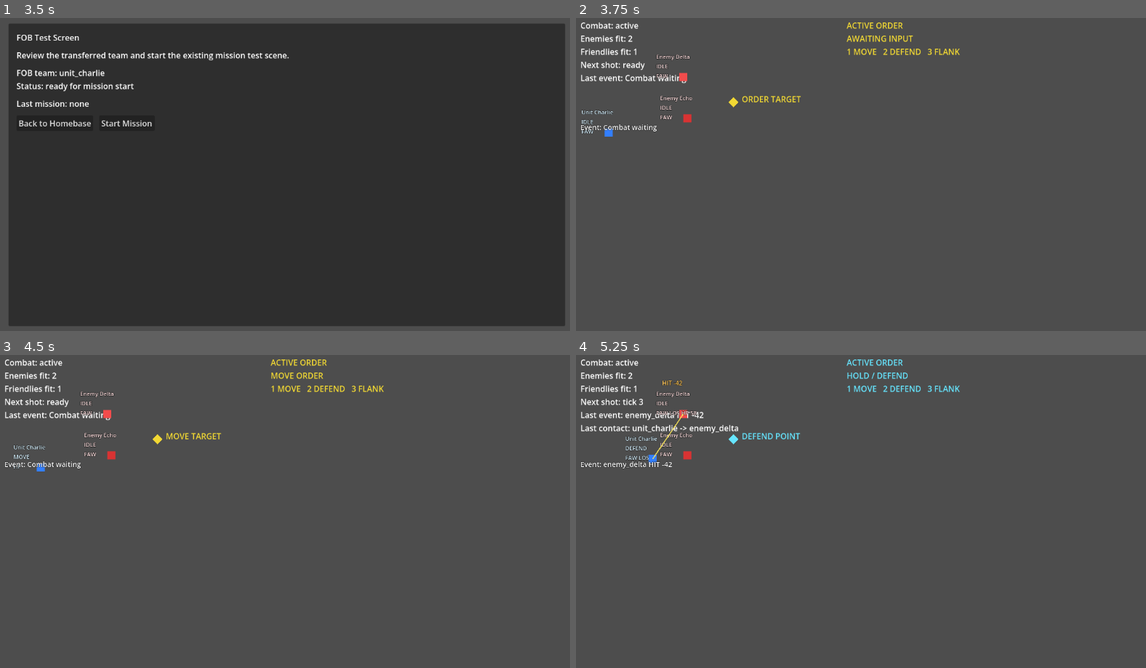
Above: before the commit, frames 1-4 (two rows, left to right).
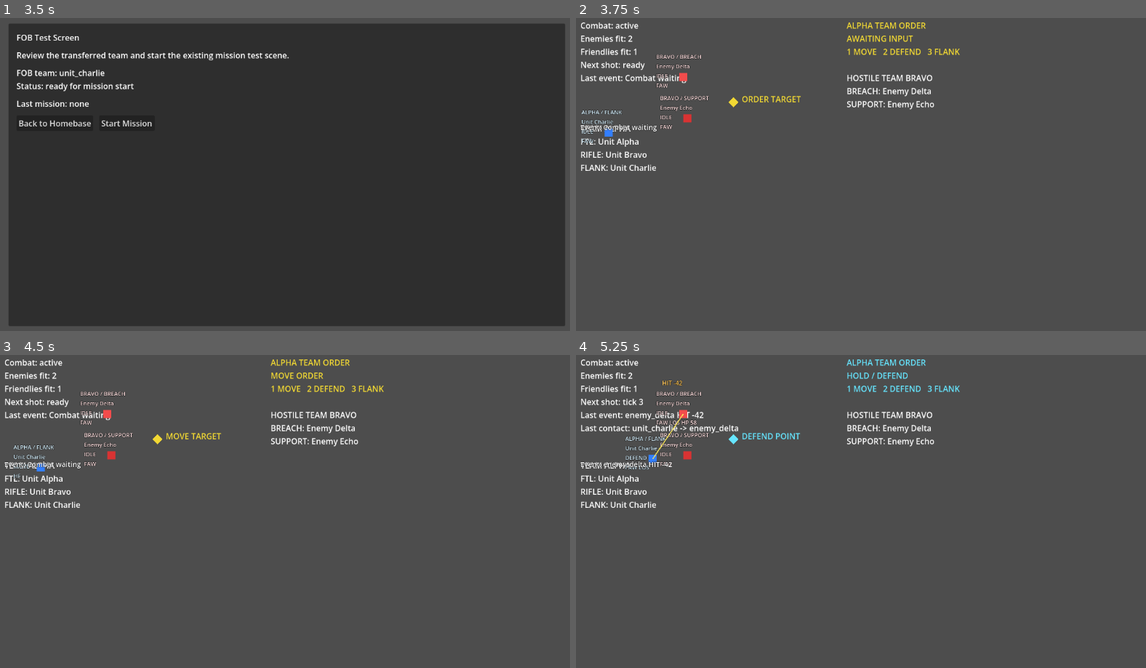
Above: after the commit, the same moments.

Repository: 0klabauta0-jpg/Sternenbuergerchen
Game: Godot game, scene res://scenes/meta/meta_layer_test.tscn
Same seed, same stepped clock (60 frames per second), same inputs: the game is played once before the commit and once after it.
Inputs:
- Up to frame 1 (3.5 s): click "Unit Alpha (unit_alpha / team…" at 0.5 s; click "Unit Bravo (unit_bravo / team…" at 1.25 s; click "Unit Charlie (unit_charlie / …" at 2 s; click "Transfer Team to FOB" at 2.75 s
- Up to frame 2 (3.75 s): click "Start Mission" at 3.5 s
- Up to frame 3 (4.5 s): tap Enter at 4.25 s; tap 1 at 4.35 s
- Up to frame 4 (5.25 s): tap 2 at 5.1 s

Frame 1 is identical in both runs. In frame 2, 1.5% of the frame differs, in the area x 0-63%, y 1-49%; in frame 3, 1.5%; in frame 4, 1.6%.

Commit message:
Add minimal team identity and role readability

Diff:
--- a/scenes/tests/mission_reactivity_test.tscn
+++ b/scenes/tests/mission_reactivity_test.tscn
@@ -21,12 +21,26 @@
 offset_bottom = 212.0
 text = "Combat: waiting"
 
+[node name="FriendlyIdentityLabel" type="Label" parent="."]
+offset_left = 16.0
+offset_top = 220.0
+offset_right = 248.0
+offset_bottom = 318.0
+text = "TEAM ALPHA\nFTL: Unit Alpha\nRIFLE: Unit Bravo\nFLANK: Unit Charlie"
+
+[node name="EnemyIdentityLabel" type="Label" parent="."]
+offset_left = 544.0
+offset_top = 120.0
+offset_right = 844.0
+offset_bottom = 218.0
+text = "HOSTILE TEAM BRAVO\nBREACH: Enemy Delta\nSUPPORT: Enemy Echo"
+
 [node name="CommandFeedbackLabel" type="Label" parent="."]
 offset_left = 544.0
 offset_top = 16.0
 offset_right = 860.0
 offset_bottom = 110.0
-text = "ACTIVE ORDER\nAWAITING INPUT\n1 MOVE   2 DEFEND   3 FLANK"
+text = "ALPHA TEAM ORDER\nAWAITING INPUT\n1 MOVE   2 DEFEND   3 FLANK"
 
 [node name="SimulationRoot" type="Node" parent="."]
 script = ExtResource("1_simulation")
@@ -64,6 +78,8 @@
 unit_id = "unit_alpha"
 display_name = "Unit Alpha"
 team_id = "team_alpha"
+team_display_name = "ALPHA"
+role_name = "FTL"
 
 [node name="Visual" type="Polygon2D" parent="UnitAlpha"]
 color = Color(0.2, 0.8, 1, 1)
@@ -75,6 +91,8 @@
 unit_id = "unit_bravo"
 display_name = "Unit Bravo"
 team_id = "team_alpha"
+team_display_name = "ALPHA"
+role_name = "RIFLE"
 
 [node name="Visual" type="Polygon2D" parent="UnitBravo"]
 color = Color(0.2, 0.65, 1, 1)
@@ -86,6 +104,8 @@
 unit_id = "unit_charlie"
 display_name = "Unit Charlie"
 team_id = "team_alpha"
+team_display_name = "ALPHA"
+role_name = "FLANK"
 
 [node name="Visual" type="Polygon2D" parent="UnitCharlie"]
 color = Color(0.2, 0.5, 1, 1)
@@ -97,6 +117,8 @@
 unit_id = "enemy_delta"
 display_name = "Enemy Delta"
 team_id = "team_bravo"
+team_display_name = "BRAVO"
+role_name = "BREACH"
 
 [node name="Visual" type="Polygon2D" parent="EnemyDelta"]
 color = Color(0.95, 0.3, 0.3, 1)
@@ -108,6 +130,8 @@
 unit_id = "enemy_echo"
 display_name = "Enemy Echo"
 team_id = "team_bravo"
+team_display_name = "BRAVO"
+role_name = "SUPPORT"
 
 [node name="Visual" type="Polygon2D" parent="EnemyEcho"]
 color = Color(0.85, 0.2, 0.2, 1)
@@ -154,6 +178,7 @@
 
 [node name="SandboxController" type="Node" parent="."]
 script = ExtResource("11_sandbox")
+order_team_label = "ALPHA TEAM"
 runtime_leader_path = NodePath("../RuntimeLeader")
 command_feedback_label_path = NodePath("../CommandFeedbackLabel")
 target_marker_path = NodePath("../TargetMarker")
--- a/scripts/npc/test_unit.gd
+++ b/scripts/npc/test_unit.gd
@@ -17,6 +17,8 @@
 @export var unit_id: String = "unit_test_001"
 @export var display_name: String = "Test Unit"
 @export var team_id: String = "team_test"
+@export var team_display_name: String = ""
+@export var role_name: String = ""
 @export var max_health_points: int = 100
 
 var _runtime_status: RefCounted = UNIT_RUNTIME_STATUS_SCRIPT.new()
@@ -67,6 +69,21 @@
 
 func get_team_id() -> String:
 	return team_id
+
+
+func get_team_display_name() -> String:
+	if not team_display_name.is_empty():
+		return team_display_name
+
+	var compact_team_id: String = team_id
+	if compact_team_id.begins_with("team_"):
+		compact_team_id = compact_team_id.substr(5)
+
+	return compact_team_id.to_upper()
+
+
+func get_role_name() -> String:
+	return role_name
 
 
 func get_vital_status():
@@ -326,9 +343,16 @@
 		return
 
 	var lines: PackedStringArray = []
+	var identity_label: String = _build_identity_label()
+	if not identity_label.is_empty():
+		lines.append(identity_label)
+
 	lines.append(_build_unit_name_label())
 	lines.append(_build_primary_status_label())
-	lines.append(_build_secondary_status_label())
+	var secondary_label: String = _build_secondary_status_label()
+	if not secondary_label.is_empty():
+		lines.append(secondary_label)
+
 	_status_label.text = "\n".join(lines)
 	_status_label.modulate = _build_status_label_color()
 
@@ -347,6 +371,20 @@
 		return display_name
 
 	return unit_id
+
+
+func _build_identity_label() -> String:
+	var team_label: String = get_team_display_name()
+	if team_label.is_empty() and role_name.is_empty():
+		return ""
+
+	if role_name.is_empty():
+		return team_label
+
+	if team_label.is_empty():
+		return role_name
+
+	return "%s / %s" % [team_label, role_name]
 
 
 func _build_primary_status_label() -> String:
--- a/scripts/tests/mission_tactical_sandbox_controller.gd
+++ b/scripts/tests/mission_tactical_sandbox_controller.gd
@@ -5,6 +5,7 @@
 const DEFEND_COLOR: Color = Color(0.4, 0.9, 1.0, 1.0)
 const FLANK_COLOR: Color = Color(1.0, 0.65, 0.3, 1.0)
 
+@export var order_team_label: String = "ALPHA TEAM"
 @export var runtime_leader_path: NodePath
 @export var command_feedback_label_path: NodePath
 @export var target_marker_path: NodePath
@@ -95,7 +96,7 @@
 		return
 
 	var lines: PackedStringArray = []
-	lines.append("ACTIVE ORDER")
+	lines.append("%s ORDER" % order_team_label)
 	if _last_command_type.is_empty():
 		lines.append("AWAITING INPUT")
 	else:
Not shown, changed: docs/IMPLEMENTATION_STATUS.md
